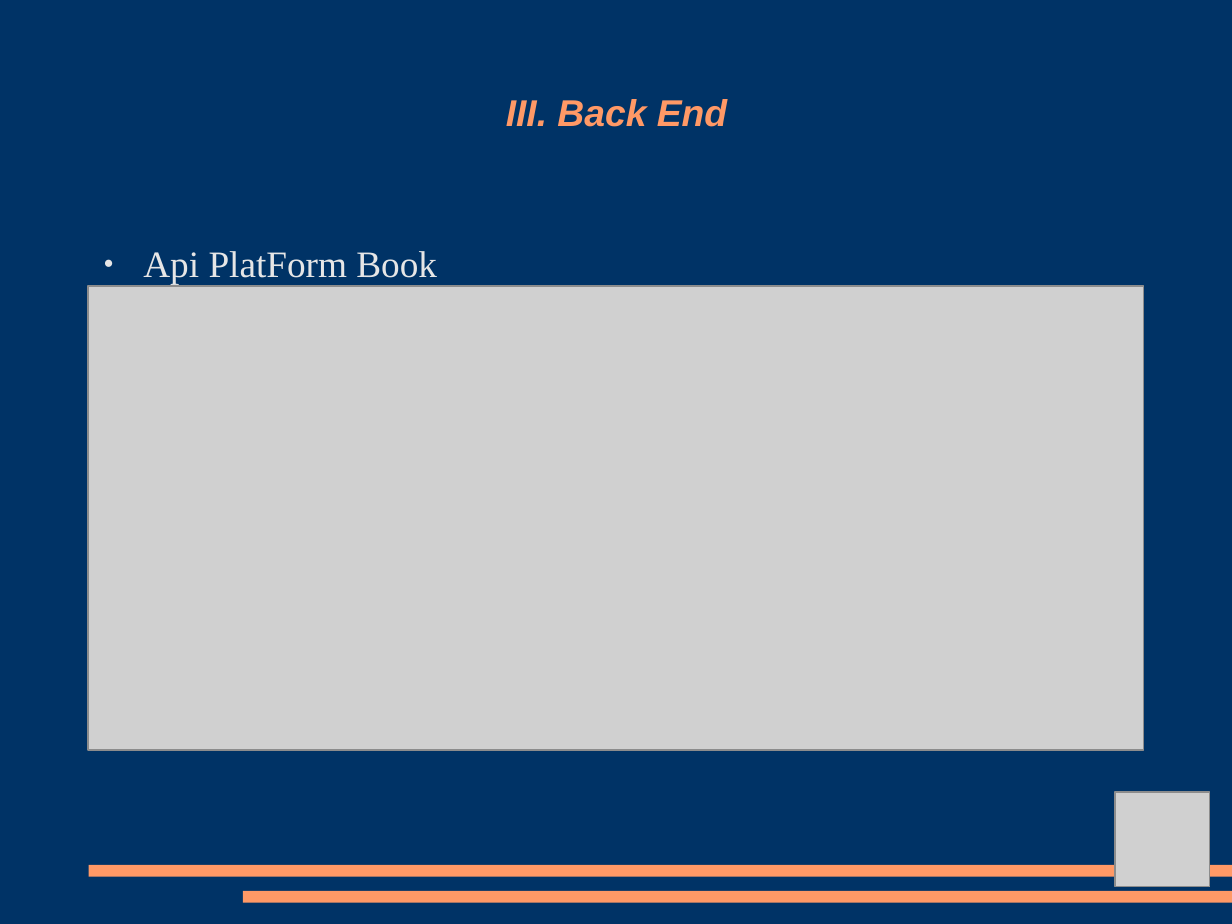
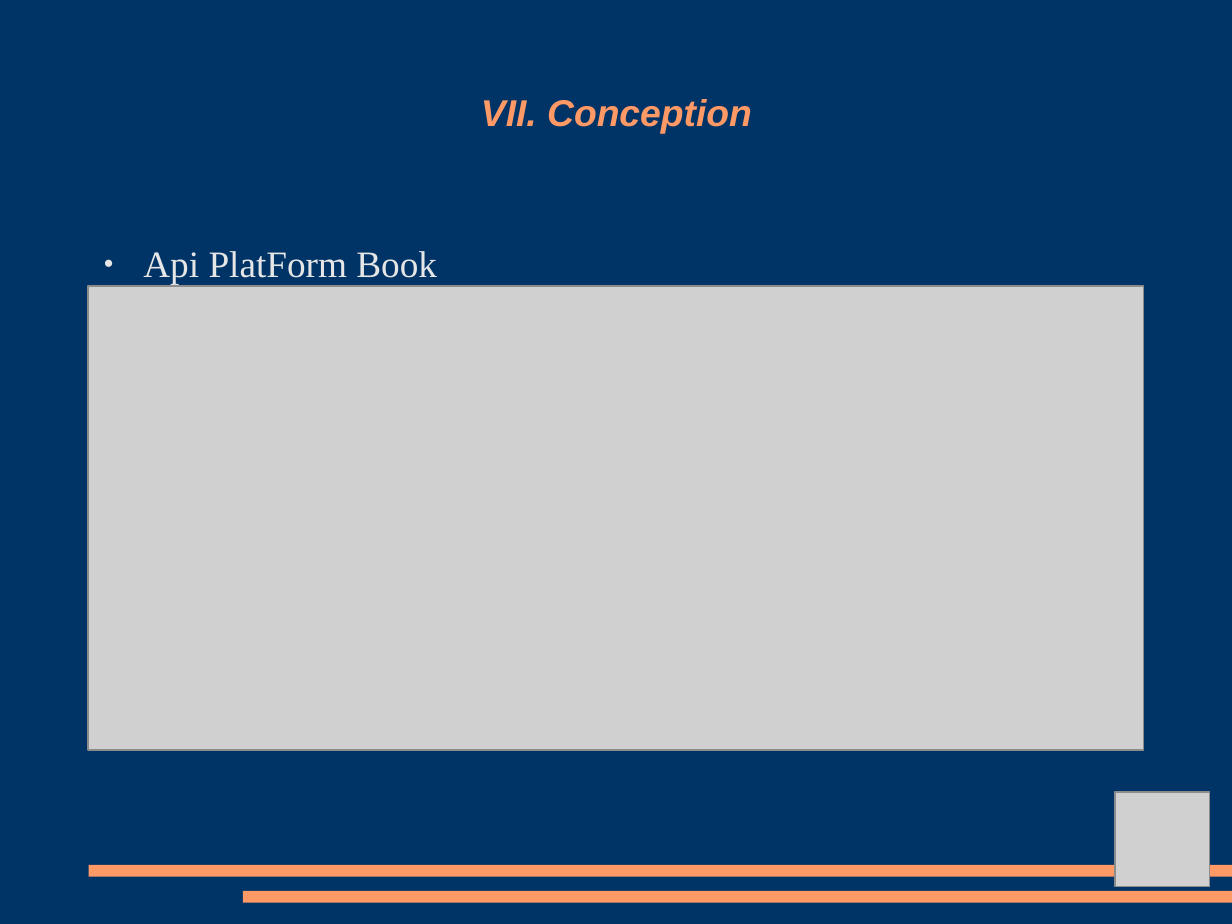
Before and after one commit to Amoun82/Librairy, a slide deck: slide 11 of Debut projet diplome/Projet Diapo.odp (slide 10 before the commit). Drawn at 1232x924 pixels with LibreOffice and Linux fonts; fonts in the diff are those of the drawing; grey boxes stand for pictures. Boxes give left, top, right and bottom in pixels: in the first picture for what was removed or moved away, otherwise in the second. Text is boxed around its words. In the diff, an @@ line names an element or a change of style, - is before the commit and + after.

```diff
--- a/Debut projet diplome/Projet Diapo.odp
+++ b/Debut projet diplome/Projet Diapo.odp
@@ title at bbox=[481, 99, 752, 134]: text changed @@
-III. Back End
+VII. Conception
```
Also in this commit, not shown: 7 other slides changed, 3 slides added, 2 slides removed, 1 other file.
